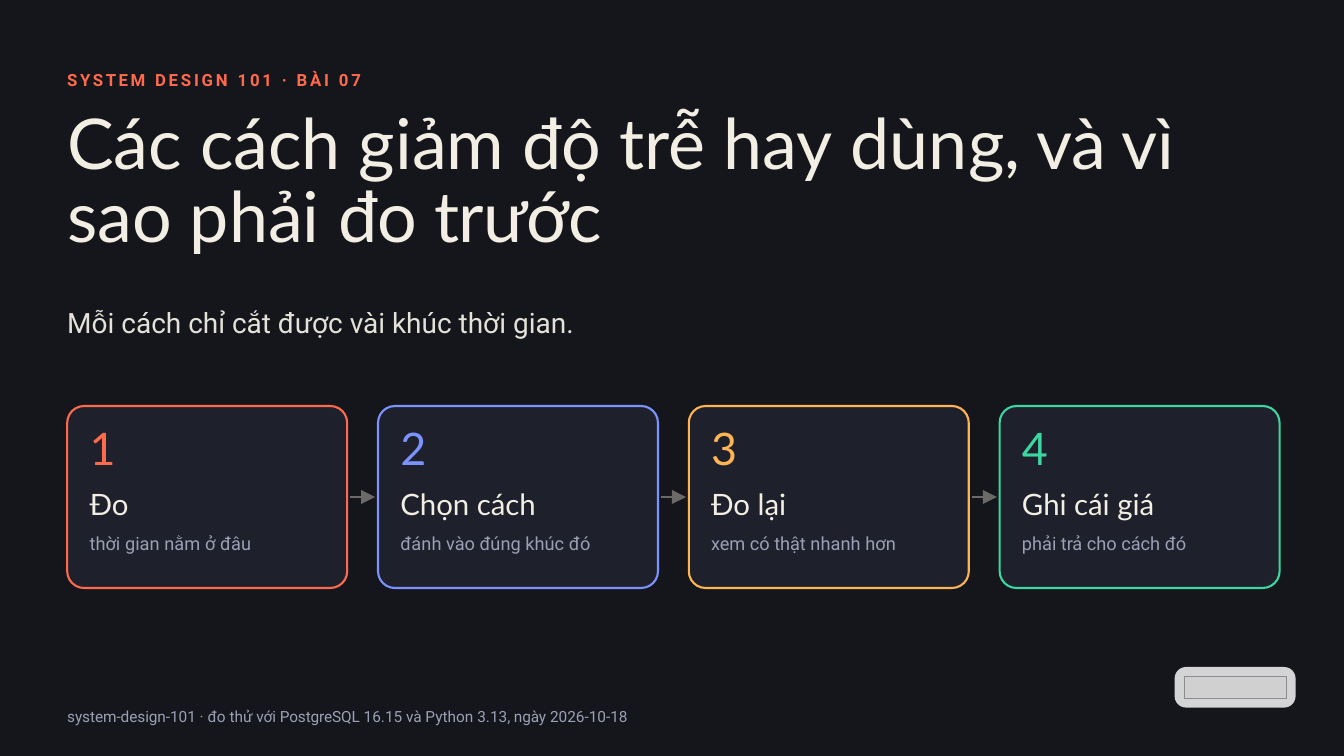
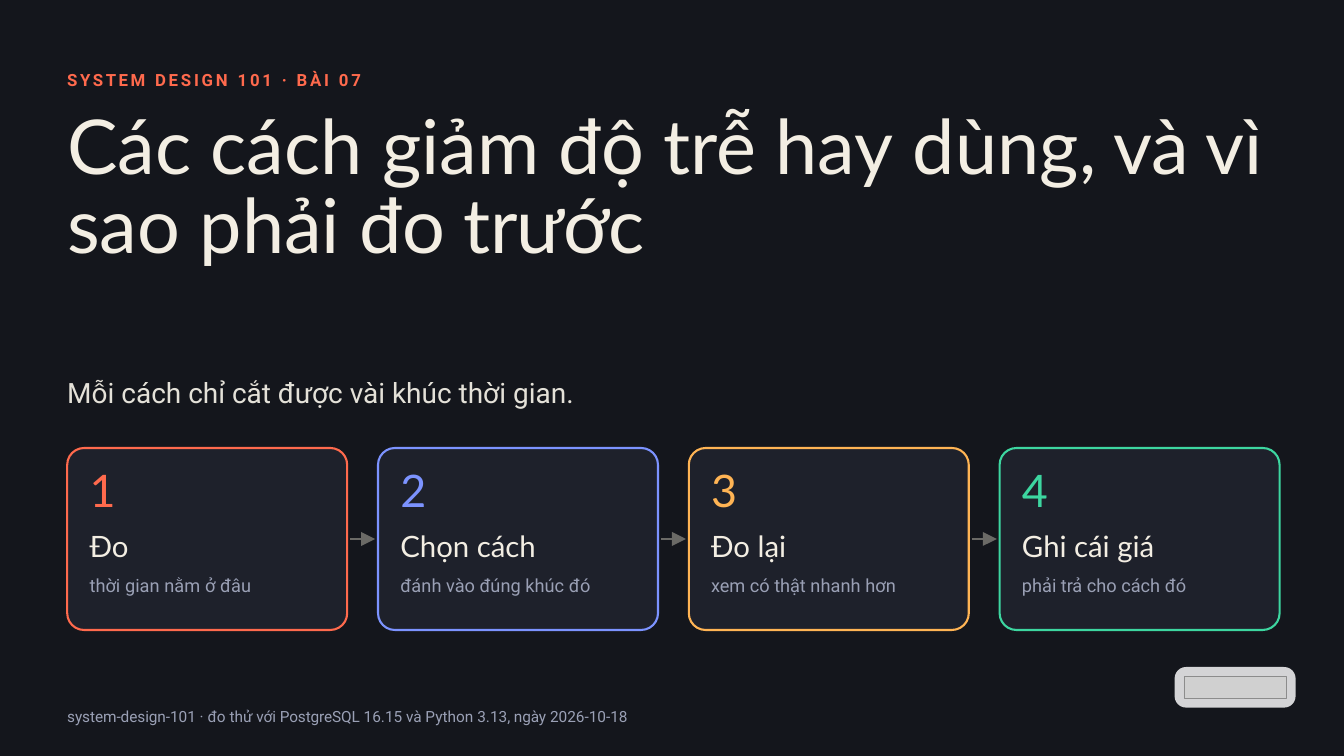
Before and after one commit to vohoailinh90/tool-marketing-studio, a slide deck: slide 1 of system-design-101/vi/lessons/sd-06-007/slides/sd-06-007.pptx. Drawn at 1344x756 pixels with LibreOffice and Linux fonts; fonts in the diff are those of the drawing; grey boxes stand for pictures. Boxes give left, top, right and bottom in pixels: in the first picture for what was removed or moved away, otherwise in the second. Text is boxed around its words. In the diff, an @@ line names an element or a change of style, - is before the commit and + after.

```diff
--- a/system-design-101/vi/lessons/sd-06-007/slides/sd-06-007.pptx
+++ b/system-design-101/vi/lessons/sd-06-007/slides/sd-06-007.pptx
@@ text "Các cách giảm độ trễ ..." at (67, 109, 1263, 266): size 75 to 81 pt; letter spacing -0.8 to -0.9 pt in "và trước"; letter spacing 0.1 to 0 pt in "phải"; line spacing 78.8pt to 85pt @@
@@ text "Mỗi cách chỉ cắt được ...": place and size @@
-text "Mỗi cách chỉ cắt được ..." at (67, 310, 574, 339)
+text "Mỗi cách chỉ cắt được ..." at (67, 380, 574, 409)
@@ 12 texts, 4 rounded rectangles, 3 arrows: place and size @@
-12 texts, 4 rounded rectangles, 3 arrows at (67, 406, 1280, 588)
+12 texts, 4 rounded rectangles, 3 arrows at (67, 448, 1280, 630)
```
Also in this commit, not shown: 4 other files.
